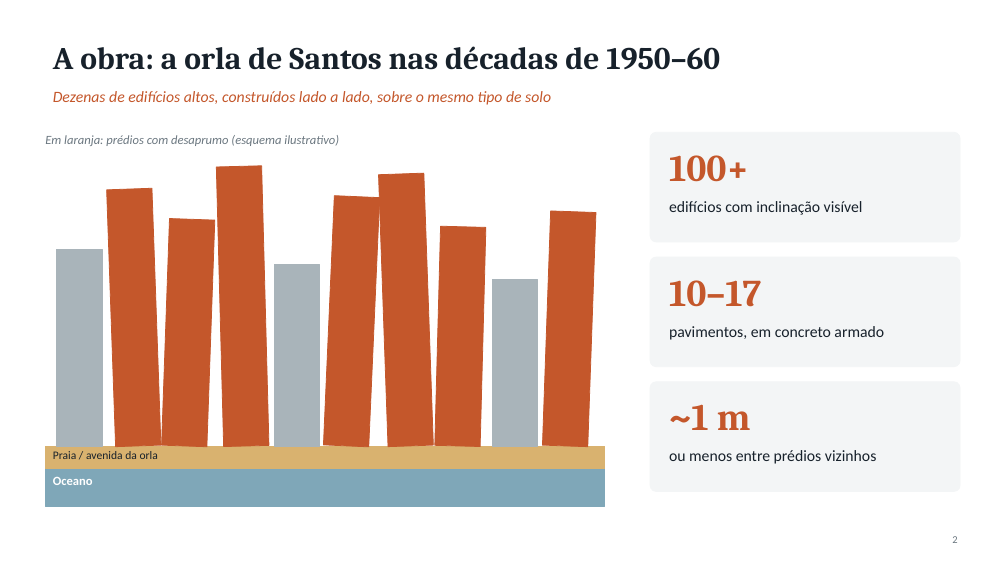
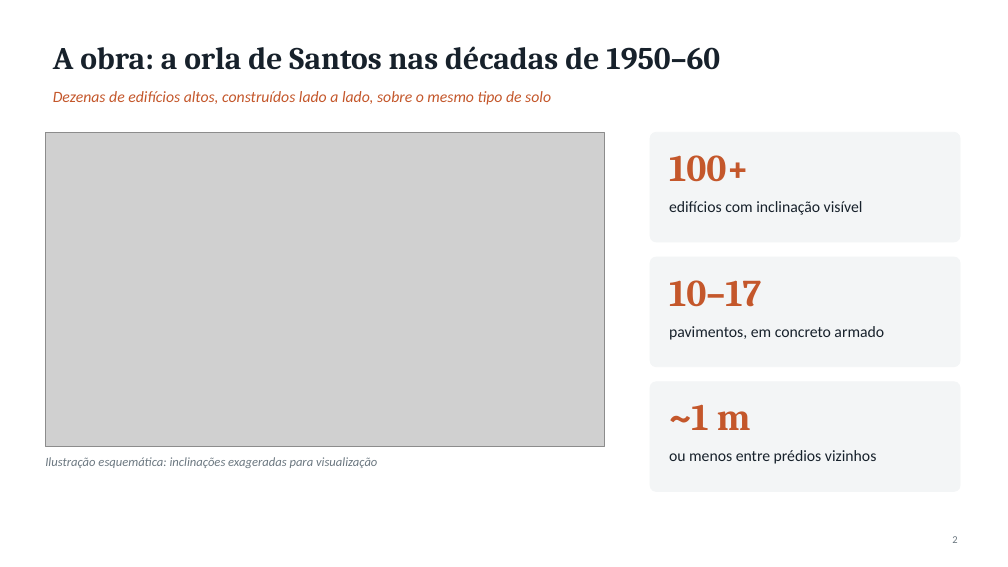
Before and after one commit to augustolemes771-cyber/augusto, a slide deck: slide 2 of fundacoes/Fundacoes_Santos.pptx. Drawn at 1008x567 pixels with LibreOffice and Linux fonts; fonts in the diff are those of the drawing; grey boxes stand for pictures. Boxes give left, top, right and bottom in pixels: in the first picture for what was removed or moved away, otherwise in the second. Text is boxed around its words. In the diff, an @@ line names an element or a change of style, - is before the commit and + after.

```diff
--- a/fundacoes/Fundacoes_Santos.pptx
+++ b/fundacoes/Fundacoes_Santos.pptx
@@ text removed at [45,135,339,146] @@
-Em laranja: prédios com desaprumo (esquema ilustrativo)
@@ picture added at [45,132,605,447] @@
@@ rectangle removed at [216,166,269,447] @@
@@ rectangle removed at [379,173,433,447] @@
@@ rectangle removed at [107,188,161,447] @@
@@ rectangle removed at [324,196,380,447] @@
@@ rectangle removed at [162,219,215,447] @@
@@ rectangle removed at [435,226,486,447] @@
@@ rectangle removed at [543,211,596,447] @@
@@ rectangle removed at [57,250,102,446] @@
@@ rectangle removed at [274,265,320,446] @@
@@ rectangle removed at [492,280,538,446] @@
@@ rectangle removed at [45,446,605,469] @@
@@ rectangle removed at [45,469,605,507] @@
@@ text added at [45,457,377,468], 12 pt, text #6B7780, italic @@
+Ilustração esquemática: inclinações exageradas para visualização
@@ text removed at [53,477,93,485] @@
-Oceano
@@ text removed at [53,451,158,459] @@
-Praia / avenida da orla
```
Also in this commit, not shown: 6 other slides changed, 13 other files.
